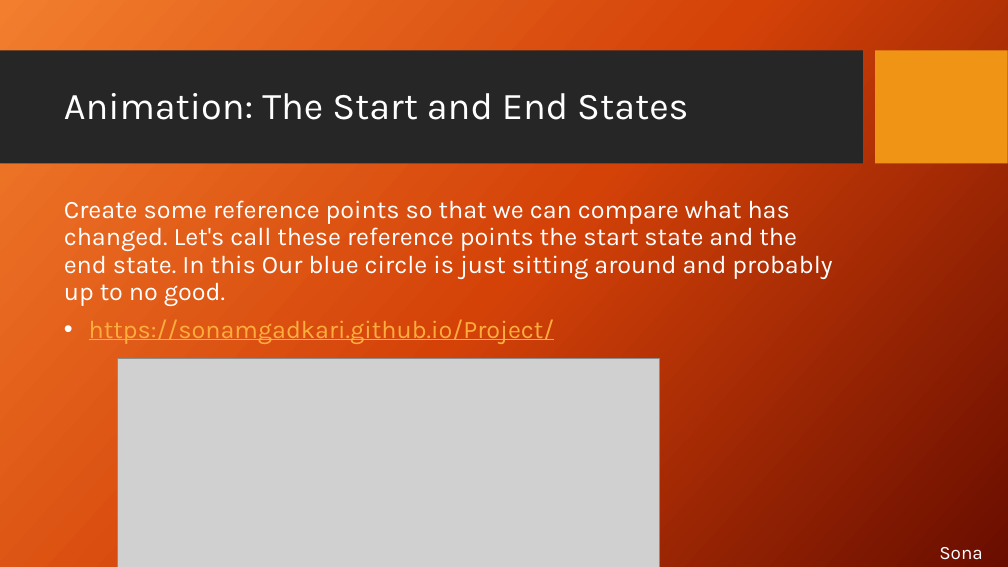
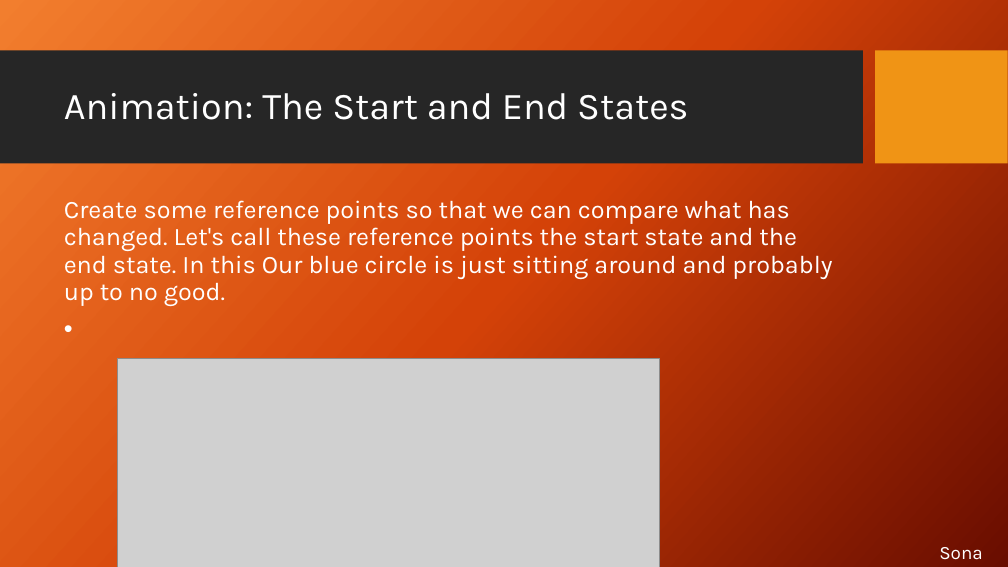
Before and after one commit to SonamGadkari/Project, a slide deck: slide 15 of web apps Presentation.pptx. Drawn at 1008x567 pixels with LibreOffice and Linux fonts; fonts in the diff are those of the drawing; grey boxes stand for pictures; background and template pictures are left out. Boxes give left, top, right and bottom in pixels: in the first picture for what was removed or moved away, otherwise in the second. Text is boxed around its words. In the diff, an @@ line names an element or a change of style, - is before the commit and + after.

```diff
--- a/web apps Presentation.pptx
+++ b/web apps Presentation.pptx
@@ text at [89,319,555,344]: paragraph removed @@
-• https://sonamgadkari.github.io/Project/
```
Also in this commit, not shown: 2 slides added, 1 other file.
